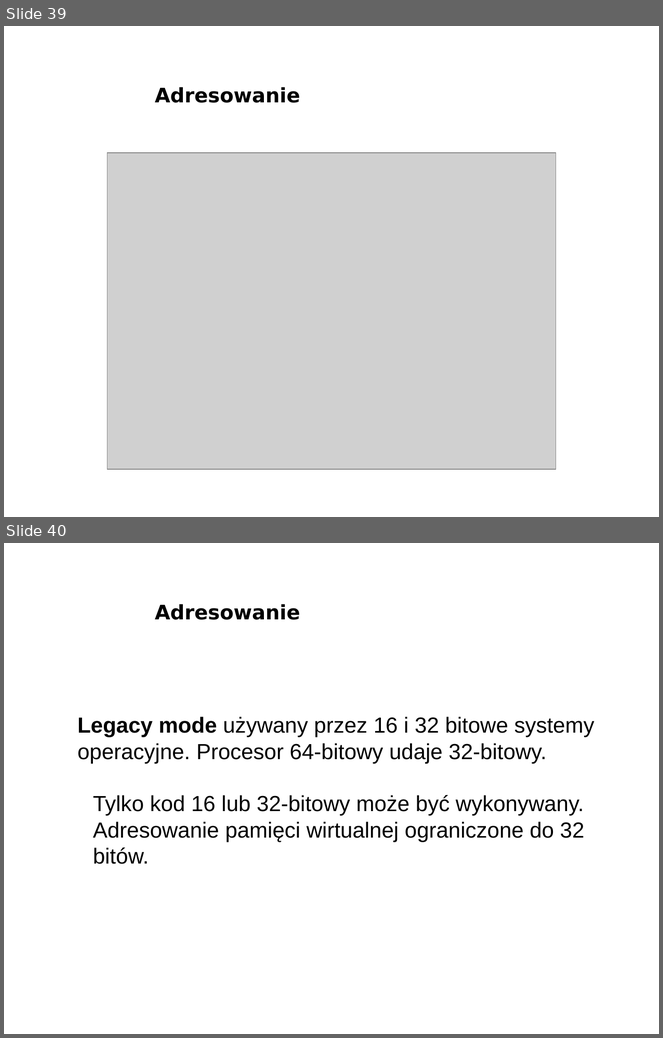
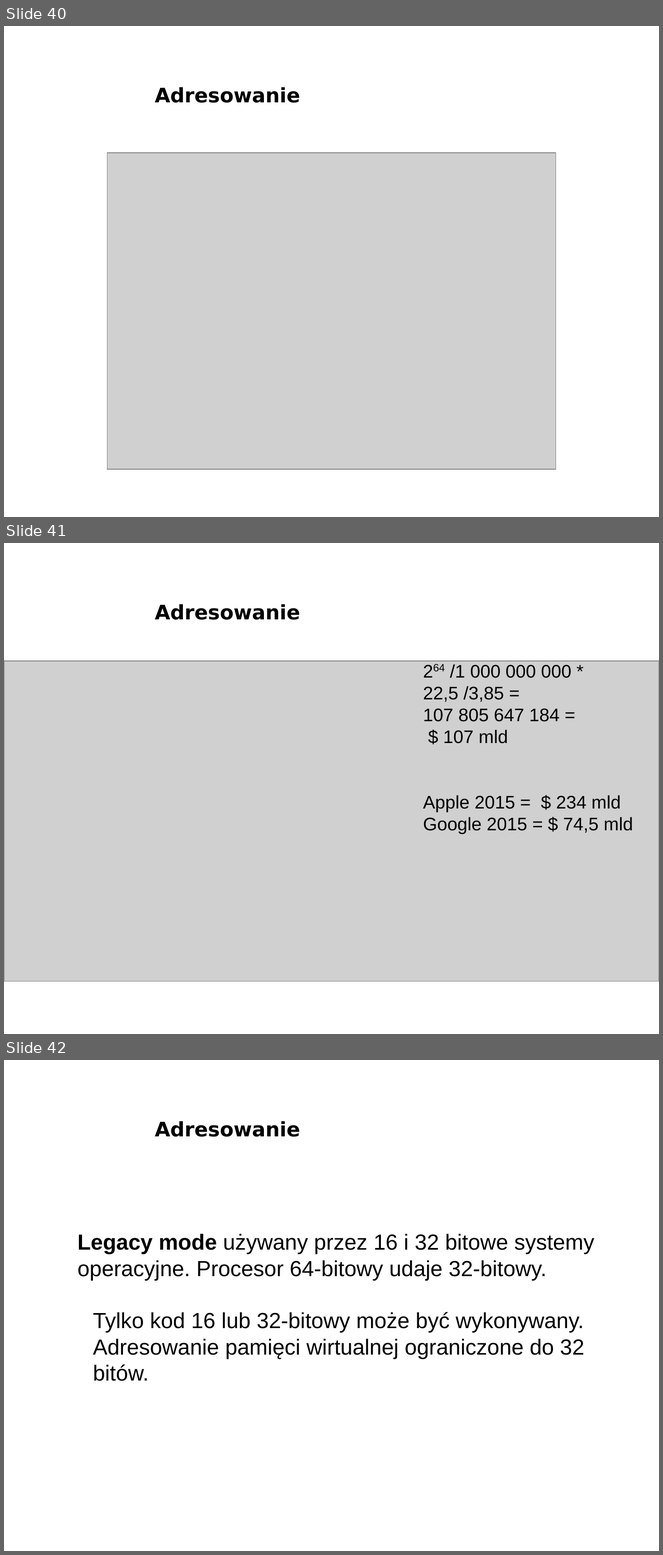
Before and after one commit to bercik/pn_prezentacja, a slide deck: śmieszki_i_inne_zwierzęta/prezentacja.odp. Shown one above the other, each under a label of ours: slides 39 and 40 before the commit, slides 40, 41 and 42 after it. The pictures are 663x1038 and 663x1555 pixels, drawn with LibreOffice and Linux fonts; fonts in the diff are those of the drawing; grey boxes stand for pictures; background and template pictures are left out. Boxes give left, top, right and bottom in pixels: in the first picture for what was removed or moved away, otherwise in the second. Text is boxed around its words. In the diff, an @@ line names an element or a change of style, - is before the commit and + after.

```diff
--- a/śmieszki_i_inne_zwierzęta/prezentacja.odp
+++ b/śmieszki_i_inne_zwierzęta/prezentacja.odp
@@ slide 41 added at (4,543,659,1034), background picture (left out) @@
@@ title added at (155,604,300,620), 22 pt, text #000000, bold @@
+Adresowanie
@@ picture added at (4,661,659,981) @@
@@ text added at (423,664,633,834), 20 pt, text #000000 @@
+264 /1 000 000 000 * 22,5 /3,85 =
+107 805 647 184 =
+$ 107 mld
+Apple 2015 = $ 234 mld
+Google 2015 = $ 74,5 mld
@@ what was slide 39 is now slide 40 @@
@@ what was slide 40 is now slide 42 @@
```
Also in this commit, not shown: 3 slides changed, 1 other slide added, 3 other files.
